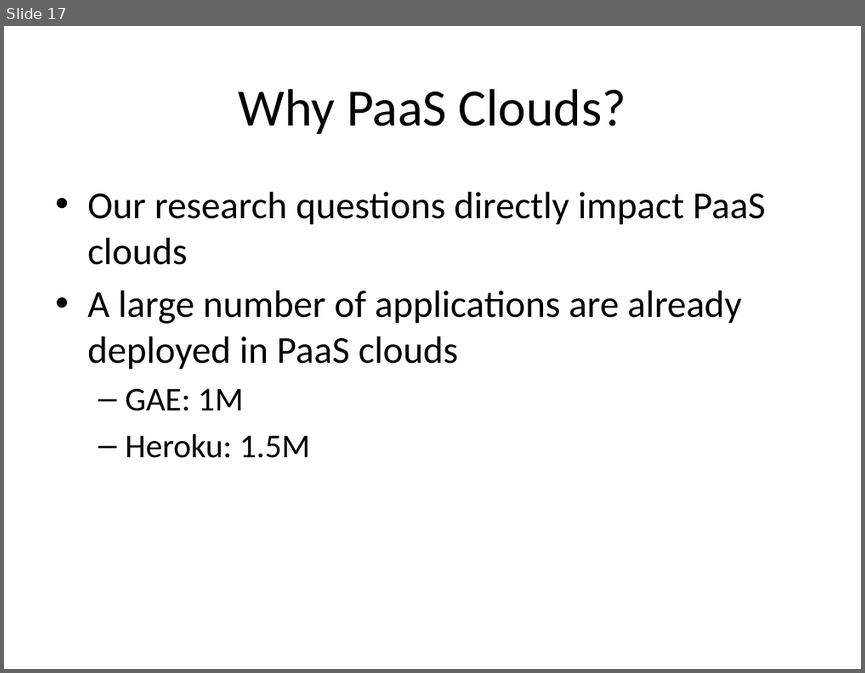
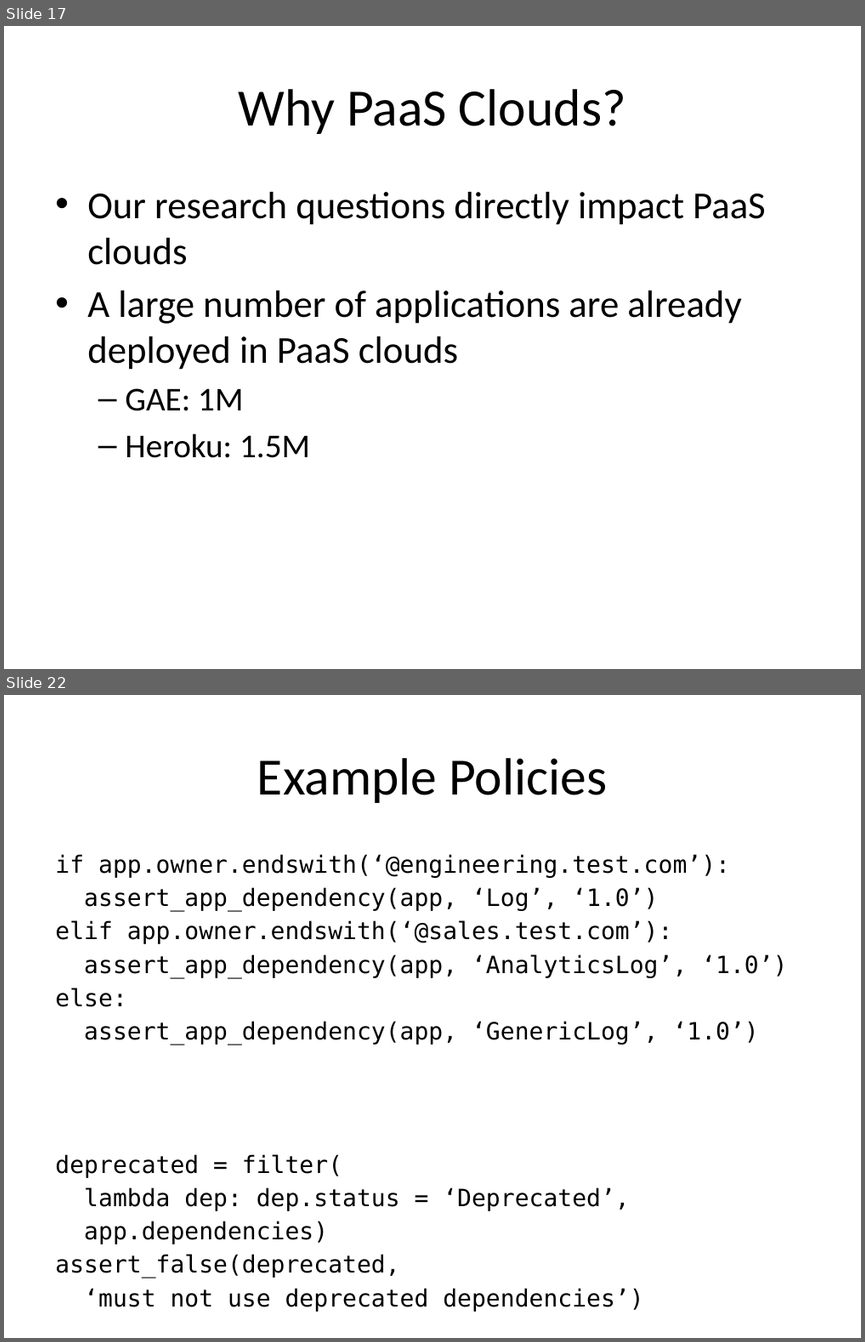
Before and after one commit to Dithn/eager-appscale, a slide deck: Eager/elk-experiment/appserver/system_design.pptx. Shown one above the other, each under a label of ours: slide 17 before the commit, slides 17 and 22 after it; the slides between them are not shown. The pictures are 865x673 and 865x1342 pixels, drawn with LibreOffice and Linux fonts; fonts in the diff are those of the drawing. Boxes give left, top, right and bottom in pixels: in the first picture for what was removed or moved away, otherwise in the second. Text is boxed around its words. In the diff, an @@ line names an element or a change of style, - is before the commit and + after.

```diff
--- a/Eager/elk-experiment/appserver/system_design.pptx
+++ b/Eager/elk-experiment/appserver/system_design.pptx
@@ slide 22 added at (4, 695, 861, 1338), background #FFFFFF @@
@@ title added at (257, 758, 607, 803), 44 pt, text #000000 @@
+Example Policies
@@ text added at (55, 854, 787, 1278), 20 pt, text #000000 @@
+if app.owner.endswith(‘@engineering.test.com’):
+assert_app_dependency(app, ‘Log’, ‘1.0’)
+elif app.owner.endswith(‘@sales.test.com’):
+assert_app_dependency(app, ‘AnalyticsLog’, ‘1.0’)
+else:
+assert_app_dependency(app, ‘GenericLog’, ‘1.0’)
+deprecated = filter(
+lambda dep: dep.status = ‘Deprecated’,
+app.dependencies)
+assert_false(deprecated,
+‘must not use deprecated dependencies’)
```
Also in this commit, not shown: 9 other slides added.
